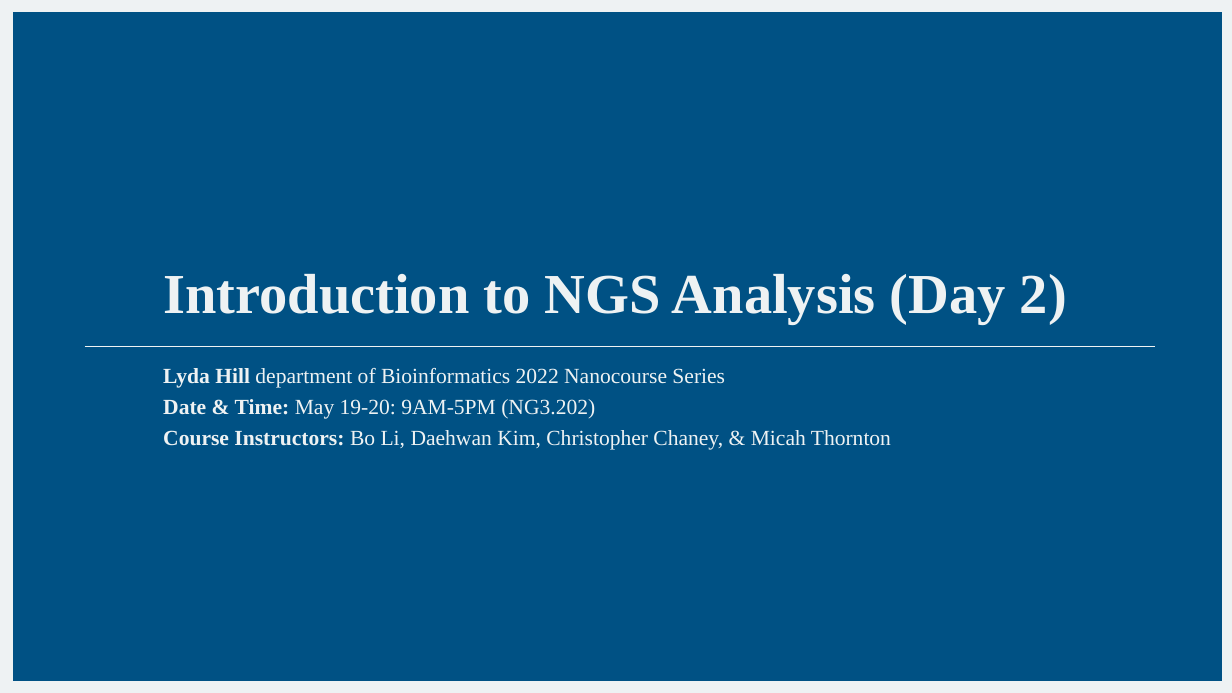
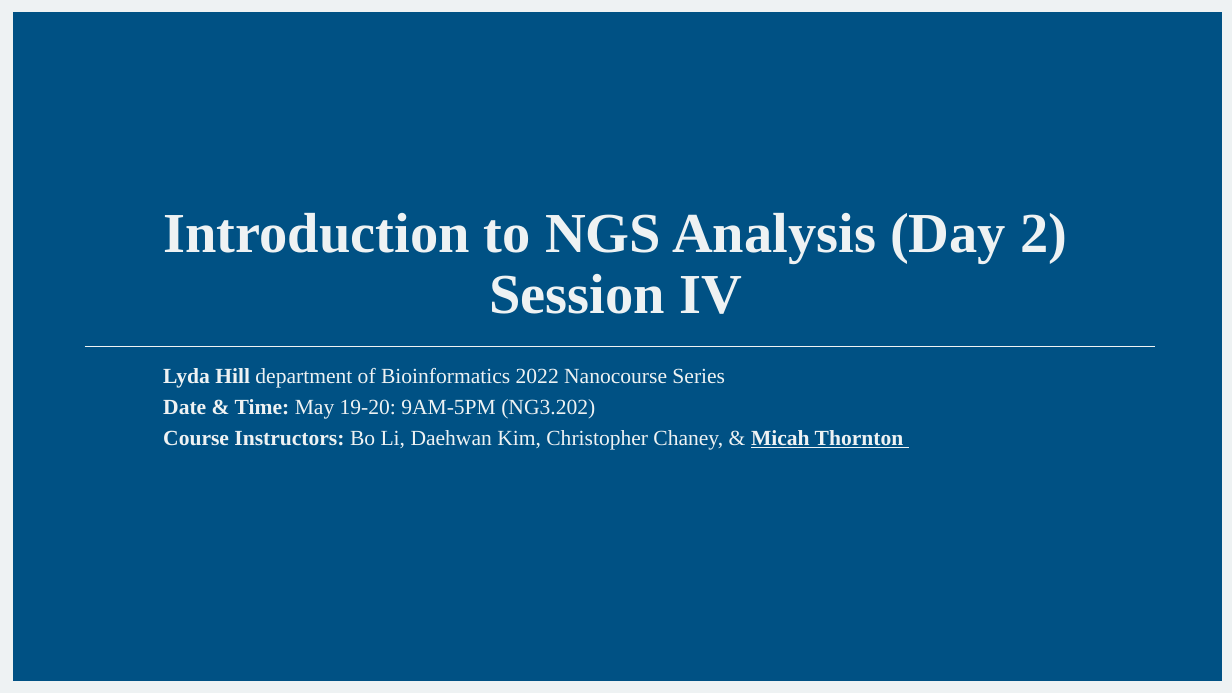
Before and after one commit to mathornton01/2022_UTSW_Lyda_Hill_Department_Introduction_To_NGS_Analysis_Nanocourse, a slide deck: slide 1 of Slides/IntroductionToNGSAnalysis_DayII_MT.pptx. Drawn at 1232x693 pixels with LibreOffice and Linux fonts; fonts in the diff are those of the drawing; background and template pictures are left out. Boxes give left, top, right and bottom in pixels: in the first picture for what was removed or moved away, otherwise in the second. Text is boxed around its words. In the diff, an @@ line names an element or a change of style, - is before the commit and + after.

```diff
--- a/Slides/IntroductionToNGSAnalysis_DayII_MT.pptx
+++ b/Slides/IntroductionToNGSAnalysis_DayII_MT.pptx
@@ title at (x1=164, y1=212, x2=1067, y2=314): text changed @@
-Introduction to NGS Analysis (Day 2)
+Introduction to NGS Analysis (Day 2)
+Session IV
@@ subtitle at (x1=163, y1=430, x2=904, y2=450): bold on, underline on in "Micah Thornton" @@
```
Also in this commit, not shown: 7 other slides changed, 24 slides added, 1 slide removed, 5 other files.
